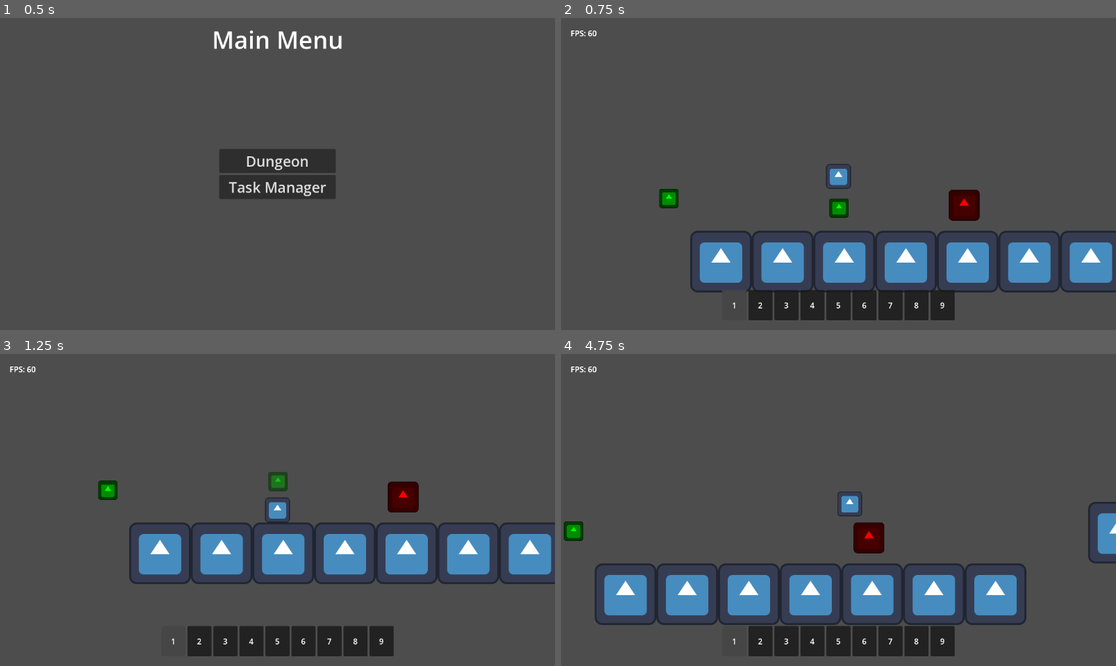
Above: before the commit, frames 1-4 (two rows, left to right).
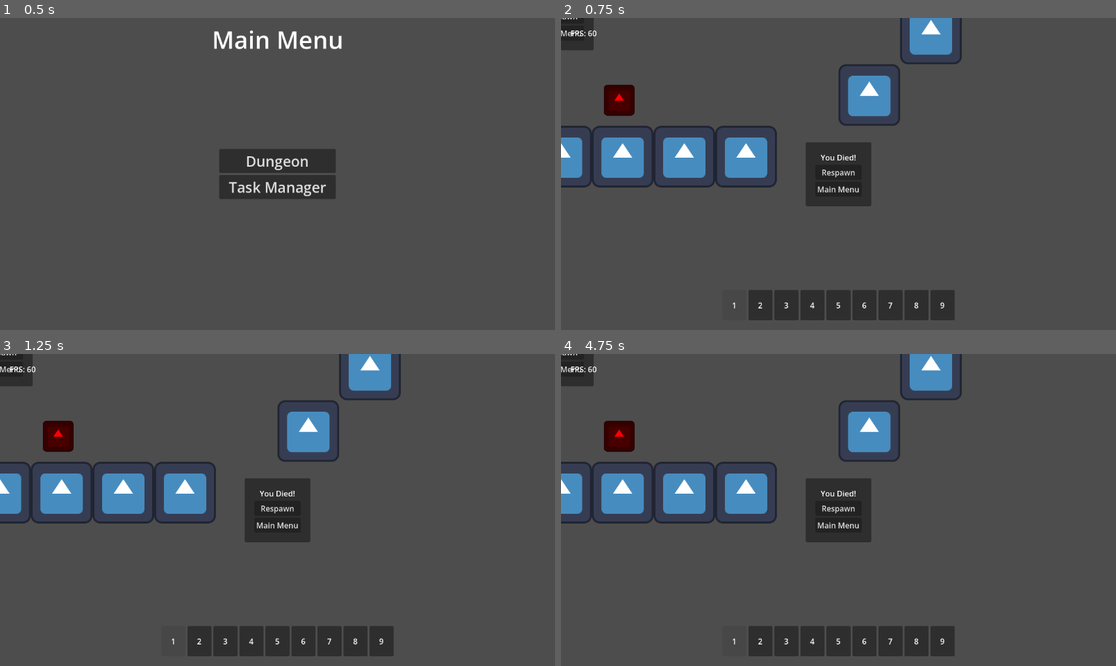
Above: after the commit, the same moments.

Repository: TheHumanMRP/RPG-Life-Tracker
Game: Godot game, scene res://Folders/Systems/Main/Scenes/main_scene.tscn
The game is run twice, just before and just after one commit, with the same random seed, the same clock (stepped at 60 frames per second) and the same inputs. The engine's default icon, where the game draws it, is replaced by a stand-in: a white triangle on a blue panel in a dark square.
Inputs (mouse positions are in pixels of both pictures, inside the frame that each line leads up to):
- Up to frame 1 (0.5 s): no input
- Up to frame 2 (0.75 s): click "Dungeon" at 0.5 s
- Up to frame 3 (1.25 s): no input
- Up to frame 4 (4.75 s): click (838, 506) at 1.25 s, where only the run after the commit has a clickable "Respawn"; click (838, 525) at 2 s, where only the run after the commit has a clickable "Main Menu"; click (838, 506) at 2.75 s, where only the run after the commit has a clickable "Respawn"; click (838, 506) at 3.5 s, where only the run after the commit has a clickable "Respawn"; tap Enter at 4.25 s; move the mouse to (733, 641) at 4.27 s; hold D (move_right) from 4.28 s (still down); tap T (add_test_sword) at 4.35 s; click (733, 641) at 4.42 s; tap Space (jump) at 4.52 s

Frame 1 is identical in both runs. In frame 2, 20% of the frame differs, in the area x 0-100%, y 0-88%; in frame 3, 19%; in frame 4, 20%, in the area x 0-100%, y 0-87%.
Error before the commit: Invalid access to property or key 'info_getter' on a base object of type 'Node (global.gd)'. (res://Folders/Systems/Inventory_System/Scripts/Inventory/all_glob…
Error after the commit: Parse Error: Identifier "death_menu" not declared in the current scope. (res://Folders/Systems/Dungeon_Related/Scripts/level.gd:28)

Commit message:
Auto commit at 2026-09-20 12:25:47

Diff:
--- a/Folders/Systems/Dungeon_Related/Death_Menu/death_menu.tscn
+++ b/Folders/Systems/Dungeon_Related/Death_Menu/death_menu.tscn
@@ -1,11 +1,8 @@
 [gd_scene format=3 uid="uid://ck6amdbdbjx14"]
 
-[ext_resource type="Script" uid="uid://c85obb5b7y12q" path="res://Folders/Systems/Dungeon-Related/Death_Menu/death_menu.gd" id="1_dd6n6"]
+[ext_resource type="Script" uid="uid://c85obb5b7y12q" path="res://Folders/Systems/Dungeon_Related/Death_Menu/death_menu.gd" id="1_dd6n6"]
 
-[node name="DeathMenu" type="CanvasLayer" unique_id=787886382]
-script = ExtResource("1_dd6n6")
-
-[node name="PanelContainer" type="PanelContainer" parent="." unique_id=484555171]
+[node name="DeathMenu" type="PanelContainer" unique_id=510113802]
 anchors_preset = 8
 anchor_left = 0.5
 anchor_top = 0.5
@@ -17,29 +14,30 @@
 offset_bottom = 66.5
 grow_horizontal = 2
 grow_vertical = 2
+script = ExtResource("1_dd6n6")
 
-[node name="MarginContainer" type="MarginContainer" parent="PanelContainer" unique_id=1477643591]
+[node name="MarginContainer" type="MarginContainer" parent="." unique_id=1477643591]
 layout_mode = 2
 theme_override_constants/margin_left = 20
 theme_override_constants/margin_top = 20
 theme_override_constants/margin_right = 20
 theme_override_constants/margin_bottom = 20
 
-[node name="VBoxContainer" type="VBoxContainer" parent="PanelContainer/MarginContainer" unique_id=53722514]
+[node name="VBoxContainer" type="VBoxContainer" parent="MarginContainer" unique_id=53722514]
 layout_mode = 2
 
-[node name="You_Died_Label" type="Label" parent="PanelContainer/MarginContainer/VBoxContainer" unique_id=1269859127]
+[node name="You_Died_Label" type="Label" parent="MarginContainer/VBoxContainer" unique_id=1269859127]
 unique_name_in_owner = true
 layout_mode = 2
 text = "You Died!"
 horizontal_alignment = 1
 
-[node name="Respawn_Button" type="Button" parent="PanelContainer/MarginContainer/VBoxContainer" unique_id=1389422413]
+[node name="Respawn_Button" type="Button" parent="MarginContainer/VBoxContainer" unique_id=1389422413]
 unique_name_in_owner = true
 layout_mode = 2
 text = "Respawn"
 
-[node name="Main_Menu_Button" type="Button" parent="PanelContainer/MarginContainer/VBoxContainer" unique_id=1482938906]
+[node name="Main_Menu_Button" type="Button" parent="MarginContainer/VBoxContainer" unique_id=1482938906]
 unique_name_in_owner = true
 layout_mode = 2
 text = "Main Menu"
--- a/Folders/Systems/Dungeon_Related/Scripts/level.gd
+++ b/Folders/Systems/Dungeon_Related/Scripts/level.gd
@@ -21,7 +21,7 @@
 func _setup_ui_layers() -> void:
 	var ui_layer: Node = load(Constants.PATH_TO_UILAYER_SCENE).instantiate()
 	var inventory_ui_layer: Node = load(Constants.PATH_TO_INVENTORY_UI_LAYER).instantiate()
-	var death_menu: Node = load(Constants.PATH_TO_DEATH_MENU).instantiate()
+	# var death_menu: Node = load(Constants.PATH_TO_DEATH_MENU).instantiate()
 
 	self.add_child(ui_layer)
 	self.add_child(inventory_ui_layer)
--- a/Folders/Systems/Main/Scenes/ui_layer.tscn
+++ b/Folders/Systems/Main/Scenes/ui_layer.tscn
@@ -1,20 +1,12 @@
 [gd_scene format=3 uid="uid://bgbgfpngstnov"]
 
 [ext_resource type="Script" uid="uid://cfjctevm3r2gq" path="res://Folders/Systems/Main/Scripts/ui_layer.gd" id="1_j4qr7"]
+[ext_resource type="PackedScene" uid="uid://ck6amdbdbjx14" path="res://Folders/Systems/Dungeon_Related/Death_Menu/death_menu.tscn" id="2_hxw6d"]
 
 [node name="UILayer" type="CanvasLayer" unique_id=1819027134]
 script = ExtResource("1_j4qr7")
 
-[node name="Control" type="Control" parent="." unique_id=453981346]
-layout_mode = 3
-anchors_preset = 15
-anchor_right = 1.0
-anchor_bottom = 1.0
-grow_horizontal = 2
-grow_vertical = 2
-
-[node name="MarginContainer" type="MarginContainer" parent="Control" unique_id=167455075]
-layout_mode = 1
+[node name="Labels_Margin_Container" type="MarginContainer" parent="." unique_id=167455075]
 anchors_preset = 15
 anchor_right = 1.0
 anchor_bottom = 1.0
@@ -27,10 +19,12 @@
 theme_override_constants/margin_right = 20
 theme_override_constants/margin_bottom = 20
 
-[node name="VBoxContainer" type="VBoxContainer" parent="Control/MarginContainer" unique_id=1931269008]
+[node name="VBoxContainer" type="VBoxContainer" parent="Labels_Margin_Container" unique_id=1931269008]
 layout_mode = 2
 
-[node name="FPSLabel" type="Label" parent="Control/MarginContainer/VBoxContainer" unique_id=1280464543]
+[node name="FPSLabel" type="Label" parent="Labels_Margin_Container/VBoxContainer" unique_id=1280464543]
 unique_name_in_owner = true
 layout_mode = 2
 text = "Fps here"
+
+[node name="DeathMenu" parent="." unique_id=510113802 instance=ExtResource("2_hxw6d")]
